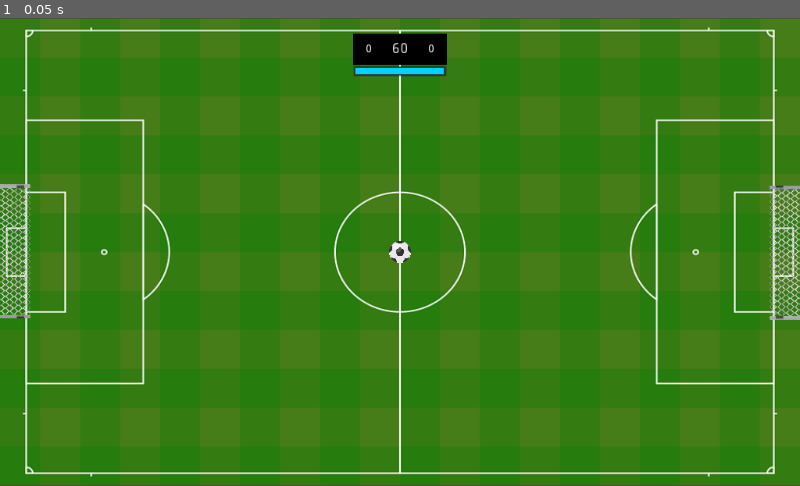
Above: before the commit, frame 1.
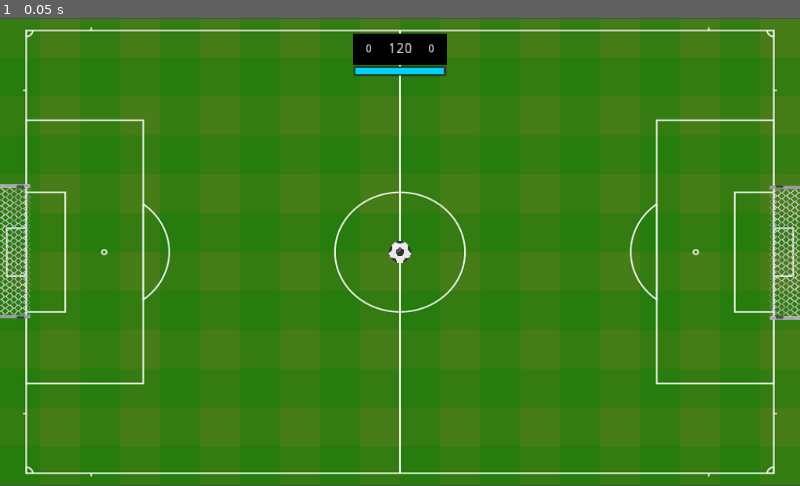
Above: after the commit, the same moment.

Repository: wendeljeske20/CapSoccer
Game: Godot game, scene res://Scenes/Match.tscn
Two runs of this game, one before a commit and one after it. Both use one fixed random seed, a clock stepped at 60 frames per second and the inputs below.
Inputs:
- Up to frame 1 (0.05 s): no input

The runs differ from the first frame. In frame 1, less than 0.1% of the frame differs, in the area x 48-52%, y 5-8%.
Error before the commit: Attempt to call function 'add_child' in base 'null instance' on a null instance. (res://Scripts/Player.gd:30)
Error after the commit: Attempt to call function 'add_child' in base 'null instance' on a null instance. (res://Scripts/Player.gd:31)

Commit message:
Match time and Reseting player positions done. Match end rules on Test. Match parameters on progress.

Diff:
--- a/Scenes/Match.tscn
+++ b/Scenes/Match.tscn
@@ -1,23 +1,7 @@
-[gd_scene load_steps=8 format=2]
+[gd_scene load_steps=3 format=2]
 
 [ext_resource path="res://Scenes/Field.tscn" type="PackedScene" id=1]
 [ext_resource path="res://Scenes/MatchManager.tscn" type="PackedScene" id=2]
-[ext_resource path="res://Scenes/Player.tscn" type="PackedScene" id=3]
-[ext_resource path="res://Sprites/black.png" type="Texture" id=4]
-[ext_resource path="res://Scenes/Ball.tscn" type="PackedScene" id=5]
-[ext_resource path="res://Scripts/MatchParameters.gd" type="Script" id=6]
-
-[sub_resource type="StyleBoxFlat" id=1]
-bg_color = Color( 0, 0.831373, 1, 1 )
-border_width_left = 3
-border_width_top = 3
-border_width_right = 3
-border_width_bottom = 3
-border_color = Color( 0, 0, 0, 0 )
-corner_radius_top_left = 4
-corner_radius_top_right = 4
-corner_radius_bottom_right = 4
-corner_radius_bottom_left = 4
 
 [node name="Match" type="Node2D"]
 
@@ -25,77 +9,5 @@
 
 [node name="MatchManager" parent="." instance=ExtResource( 2 )]
 
-[node name="Player1" parent="MatchManager" instance=ExtResource( 3 )]
-position = Vector2( 0, -1 )
-playerID = "1"
-
-[node name="Player2" parent="MatchManager" instance=ExtResource( 3 )]
-playerID = "2"
-
-[node name="HudManager" type="Node2D" parent="MatchManager"]
-
-[node name="ScorePanel" type="Sprite" parent="MatchManager/HudManager"]
-position = Vector2( 0, -260 )
-texture = ExtResource( 4 )
-
-[node name="TimeLabel" type="Label" parent="MatchManager/HudManager/ScorePanel"]
-anchor_right = 0.5
-anchor_bottom = 0.3
-margin_left = -20.0
-margin_top = -20.0
-margin_right = -50.0
-margin_bottom = -2.0
-rect_scale = Vector2( 1.33, 1.33 )
-text = "10"
-align = 1
-valign = 1
-
-[node name="Player1ScoreLabel" type="Label" parent="MatchManager/HudManager/ScorePanel"]
-anchor_right = 0.5
-anchor_bottom = 0.3
-margin_left = -60.0
-margin_top = -20.0
-margin_right = -80.0
-margin_bottom = 8.0
-text = "0"
-align = 1
-valign = 1
-
-[node name="Player2ScoreLabel" type="Label" parent="MatchManager/HudManager/ScorePanel"]
-anchor_right = 0.5
-anchor_bottom = 0.3
-margin_left = 20.0
-margin_top = -20.0
-margin_bottom = 8.0
-text = "0"
-align = 1
-valign = 1
-
-[node name="TurnTimeBar" type="ProgressBar" parent="MatchManager/HudManager/ScorePanel"]
-margin_left = -60.0
-margin_top = 21.0
-margin_right = 60.0
-margin_bottom = 35.0
-custom_styles/fg = SubResource( 1 )
-custom_colors/font_color = Color( 0, 0, 0, 1 )
-custom_colors/font_color_shadow = Color( 0, 0, 0, 1 )
-max_value = 10.0
-step = 0.05
-value = 5.0
-percent_visible = false
-
-[node name="TurnTimer" type="Timer" parent="MatchManager/HudManager/ScorePanel"]
-wait_time = 10.0
-one_shot = true
-
-[node name="MatchTimer" type="Timer" parent="MatchManager/HudManager/ScorePanel"]
-wait_time = 60.0
-one_shot = true
-
-[node name="Ball" parent="MatchManager" instance=ExtResource( 5 )]
-
-[node name="MatchParameters" type="Node" parent="MatchManager"]
-script = ExtResource( 6 )
-
 [node name="Camera2D" type="Camera2D" parent="."]
 current = true
--- a/Scenes/MatchManager.tscn
+++ b/Scenes/MatchManager.tscn
@@ -1,6 +1,118 @@
-[gd_scene load_steps=2 format=2]
+[gd_scene load_steps=8 format=2]
 
 [ext_resource path="res://Scripts/MatchManager.gd" type="Script" id=1]
+[ext_resource path="res://Scenes/Player.tscn" type="PackedScene" id=2]
+[ext_resource path="res://Sprites/black.png" type="Texture" id=3]
+[ext_resource path="res://Scenes/Ball.tscn" type="PackedScene" id=4]
+[ext_resource path="res://Scripts/MatchParameters.gd" type="Script" id=5]
+
+[sub_resource type="StyleBoxFlat" id=1]
+bg_color = Color( 0, 0.831373, 1, 1 )
+border_width_left = 3
+border_width_top = 3
+border_width_right = 3
+border_width_bottom = 3
+border_color = Color( 0, 0, 0, 0 )
+corner_radius_top_left = 4
+corner_radius_top_right = 4
+corner_radius_bottom_right = 4
+corner_radius_bottom_left = 4
+
+[sub_resource type="PhysicsMaterial" id=2]
+bounce = 0.6
 
 [node name="MatchManager" type="Node2D"]
 script = ExtResource( 1 )
+
+[node name="Player1" parent="." instance=ExtResource( 2 )]
+position = Vector2( 0, -1 )
+playerID = "1"
+
+[node name="Player2" parent="." instance=ExtResource( 2 )]
+playerID = "2"
+
+[node name="HudManager" type="Node2D" parent="."]
+
+[node name="ScorePanel" type="Sprite" parent="HudManager"]
+position = Vector2( 0, -260 )
+texture = ExtResource( 3 )
+
+[node name="TimeLabel" type="Label" parent="HudManager/ScorePanel"]
+anchor_right = 0.5
+anchor_bottom = 0.3
+margin_left = -20.0
+margin_top = -20.0
+margin_right = -50.0
+margin_bottom = -2.0
+rect_scale = Vector2( 1.33, 1.33 )
+text = "10"
+align = 1
+valign = 1
+
+[node name="Player1ScoreLabel" type="Label" parent="HudManager/ScorePanel"]
+anchor_right = 0.5
+anchor_bottom = 0.3
+margin_left = -60.0
+margin_top = -20.0
+margin_right = -80.0
+margin_bottom = 8.0
+text = "0"
+align = 1
+valign = 1
+
+[node name="Player2ScoreLabel" type="Label" parent="HudManager/ScorePanel"]
+anchor_right = 0.5
+anchor_bottom = 0.3
+margin_left = 20.0
+margin_top = -20.0
+margin_bottom = 8.0
+text = "0"
+align = 1
+valign = 1
+
+[node name="TurnTimeBar" type="ProgressBar" parent="HudManager/ScorePanel"]
+margin_left = -60.0
+margin_top = 21.0
+margin_right = 60.0
+margin_bottom = 35.0
+custom_styles/fg = SubResource( 1 )
+custom_colors/font_color = Color( 0, 0, 0, 1 )
+custom_colors/font_color_shadow = Color( 0, 0, 0, 1 )
+max_value = 10.0
+step = 0.05
+value = 5.0
+percent_visible = false
+
+[node name="Ball" parent="." instance=ExtResource( 4 )]
+physics_material_override = SubResource( 2 )
+
+[node name="TurnTimer" type="Timer" parent="."]
+wait_time = 10.0
+one_shot = true
+
+[node name="MatchTimer" type="Timer" parent="."]
+wait_time = 60.0
+one_shot = true
+
+[node name="MatchParameters" type="Node" parent="."]
+script = ExtResource( 5 )
+matchTime = 120
+
+[node name="MatchWinnerPanel" type="Control" parent="."]
+visible = false
+margin_left = -640.0
+margin_top = -360.0
+margin_right = 640.0
+margin_bottom = 360.0
+rect_pivot_offset = Vector2( 0.5, 0.5 )
+
+[node name="Label" type="Label" parent="MatchWinnerPanel"]
+margin_left = 563.0
+margin_top = 145.0
+margin_right = 723.0
+margin_bottom = 209.0
+text = "WE HAVE A WINNER!!!"
+uppercase = true
+percent_visible = -0.0769231
+
+[connection signal="timeout" from="MatchTimer" to="." method="_on_MatchTimer_timeout"]
--- a/Scripts/Ball.gd
+++ b/Scripts/Ball.gd
@@ -5,8 +5,6 @@
 
 # 1 for player 1 and 2 for player 2. 0 for none
 var goalScored = 0
-
-#const GoalClass = preload("Goal.gd")
 
 func _ready():
 	resetPosition()
--- a/Scripts/Button.gd
+++ b/Scripts/Button.gd
@@ -13,6 +13,9 @@
 
 onready var shootBar = get_node("ShootStrength")
 onready var sprite = get_node("Sprite")
+
+var spawnPosition = Vector2(0,0)
+var shouldReset = false
 
 func _ready():
 	if paint == 1:
@@ -36,6 +39,18 @@
 func _integrate_forces(state):
 	rotation = m_angle
 
+	if shouldReset:
+		# Reseting pos
+		state.transform.origin = spawnPosition
+
+		# Stopping
+		state.linear_velocity.x = 0
+		state.linear_velocity.y = 0
+		state.angular_velocity = 0
+
+		# Cleaning variables
+		shouldReset = false
+
 # Angle in radians
 func SetDirection(angle):
 	m_angle = angle
@@ -52,3 +67,6 @@
 	shootForce = 0
 	isShooting = false
 	shootBar.visible = false
+
+func Reset():
+	shouldReset = true
--- a/Scripts/MatchManager.gd
+++ b/Scripts/MatchManager.gd
@@ -5,12 +5,15 @@
 onready var player2 = get_node("Player2")
 onready var ball = get_node("Ball")
 onready var matchParams = get_node("MatchParameters")
+onready var matchWinnerPanel = get_node("MatchWinnerPanel")
 
 var currentPlayer = null
 
 # Timers
-onready var matchTimer = get_node("HudManager/ScorePanel/MatchTimer")
-onready var turnTimer = get_node("HudManager/ScorePanel/TurnTimer")
+onready var matchTimer = get_node("MatchTimer")
+onready var turnTimer = get_node("TurnTimer")
+
+# UI
 onready var timeLabel = get_node("HudManager/ScorePanel/TimeLabel")
 onready var timeBar = get_node("HudManager/ScorePanel/TurnTimeBar")
 
@@ -22,20 +25,19 @@
 var movementDirection = Vector2()
 var changeDirection = false
 
+enum MATCH_END {
+	NULL = 0,
+	LEFT = 1,
+	RIGHT = 2,
+	TIE = 3
+}
+
 ############
 # Functions
 ############
 
 func _ready():
 	# Init players
-	#player1.startPositions.append(Vector2(-100, 0))
-	#player1.startPositions.append(Vector2(-250, +150))
-	#player1.startPositions.append(Vector2(-250, -150))
-
-	#player2.startPositions.append(Vector2(100, 0))
-	#player2.startPositions.append(Vector2(250, +150))
-	#player2.startPositions.append(Vector2(250, -150))
-
 	player1.startPositions = matchParams.GetPlayerPosition(true)
 	player2.startPositions = matchParams.GetPlayerPosition(false)
 
@@ -65,13 +67,13 @@
 		currentPlayer.SetCurrentButton(movementDirection.angle())
 
 	# Goal scoring
-	if ball.goalScored != 0:
-		if ball.goalScored == 1:
-			player1.score += 1
+	if(CheckGoal()):
+		var matchWinner = CheckMatchEndGoals()
+		if(matchWinner):
+			EndMatch(matchWinner)
 		else:
-			player2.score += 1
-
-		ball.goalScored = 0
+			player1.ResetButtonPositions()
+			player2.ResetButtonPositions()
 	pass
 
 func PassTurn():
@@ -112,6 +114,17 @@
 	movementDirection.x = inputRight - inputLeft
 	movementDirection.y = inputUp - inputDown
 
+func CheckGoal():
+	if ball.goalScored != 0:
+		if ball.goalScored == 1:
+			player1.score += 1
+		else:
+			player2.score += 1
+
+		ball.goalScored = 0
+		return true
+	return false
+
 func UpdateTimers():
 	timeLabel.set_text(str(int(round(matchTimer.get_time_left()))))
 	timeBar.value = turnTimer.get_time_left()
@@ -120,3 +133,30 @@
 	if turnTimer.time_left <= 0:
 		PassTurn()
 		turnTimer.start()
+
+func CheckMatchEndGoals():
+	if(matchParams.useMaxGoals):
+		if(player1.score == matchParams.maxGoals):
+			return MATCH_END.LEFT
+		if(player2.score == matchParams.maxGoals):
+			return MATCH_END.RIGHT
+	return MATCH_END.NULL
+
+func CheckMatchEndTime():
+	var matchResult = MATCH_END.TIE
+
+	if(player1.score > player2.score):
+		matchResult = MATCH_END.LEFT
+	elif(player1.score < player2.score):
+		matchResult = MATCH_END.RIGHT
+
+	EndMatch(matchResult)
+
+func EndMatch(result):
+	matchWinnerPanel.show()
+	# TODO: Change for art instead of Godot label
+	matchWinnerPanel.get_child(0).text = "THE WINNER IS " + MATCH_END.keys()[result] + " SIDE!"
+
+# !SIGNAL WITH MATCHTIMER!
+func _on_MatchTimer_timeout():
+	CheckMatchEndTime()
--- a/Scripts/MatchParameters.gd
+++ b/Scripts/MatchParameters.gd
@@ -1,11 +1,18 @@
 extends Node
 
-# In seconds
+# Turn timer (in seconds)
 export(int) var turnTime = 10
+
+# Game end rules
+# Match time
 export(int) var matchTime = 60
+export(int) var maxGoals = 5
+export(bool) var useMaxGoals = false
 
 # Right side player positions only
 # For the left player we invert the X axis
+# TODO: Needs to be dynamic for varying sized teams
+# Maybe be a player input?
 var playerPositions = [
 	Vector2(100, +0),
 	Vector2(250, +150),
--- a/Scripts/Player.gd
+++ b/Scripts/Player.gd
@@ -6,18 +6,15 @@
 
 var buttonPreload = preload("res://Scenes/Button.tscn")
 var buttons = []
+var currentButton = 0
 
 var startPositions = []
-
-var currentButton = 0
 
 func _ready():
 	pass
 
 func _process(delta):
-
 	scoreLabel.text = str(score)
-
 	pass
 
 func SpawnButtons():
@@ -25,16 +22,19 @@
 		var button = buttonPreload.instance()
 		if playerID == "1":
 			button.paint = 1
+
+		# Used to reset
+		button.spawnPosition = startPositions[i]
+		# Setting position manually to avoid visual bug
 		button.position = startPositions[i]
-		#button.rotation = -PI/2
+
 		get_node("").add_child(button)
 		buttons.append(button)
 	pass
 
 func ResetButtonPositions():
 	for i in range(0, buttons.size()):
-		buttons[i].position = startPositions[i]
-		print(buttons[i].position)
+		buttons[i].Reset()
 	pass
 
 func SetCurrentButton(direction):
